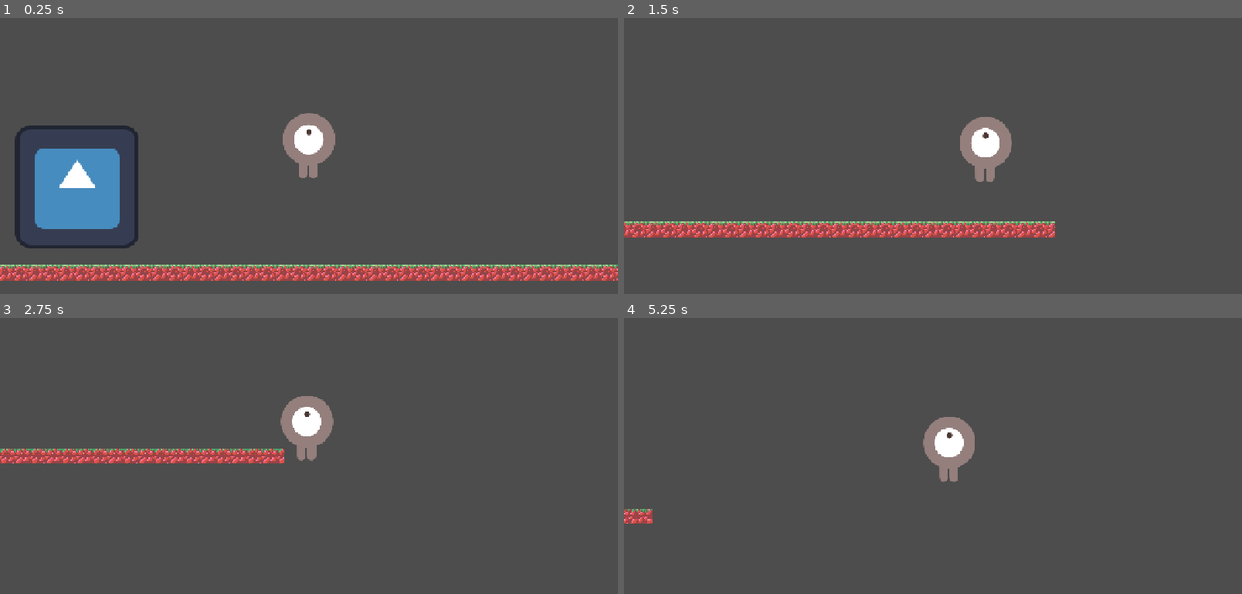
Above: before the commit, frames 1-4 (two rows, left to right).
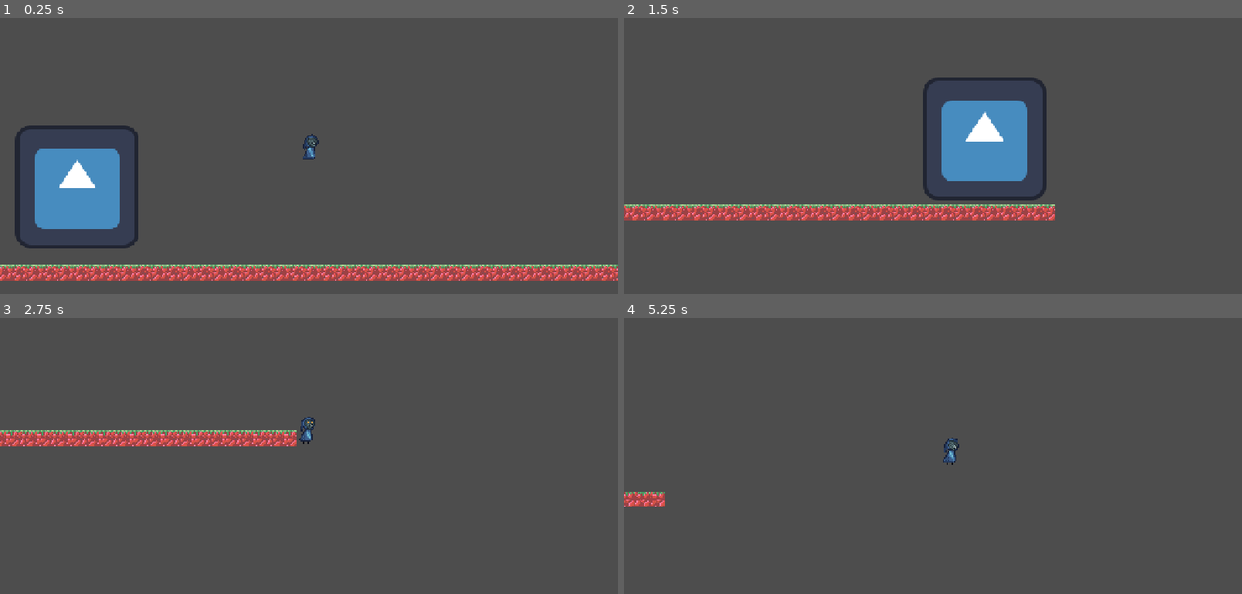
Above: after the commit, the same moments.

Repository: Viikuu/MaskGame
Game: Godot game, scene res://scenes/main.tscn
Same seed, same stepped clock (60 frames per second), same inputs: the game is played once before the commit and once after it. The engine's default icon, where the game draws it, is replaced by a stand-in: a white triangle on a blue panel in a dark square.
Inputs:
- Up to frame 1 (0.25 s): no input
- Up to frame 2 (1.5 s): tap Enter (interact) at 0.5, 0.6 s; hold Right (move_right) from 0.53 s (still down); tap Space (jump) at 0.77 s; tap M (mask_future) at 1.35 s
- Up to frame 3 (2.75 s): tap Space (jump) at 1.52 s; release Right (move_right) at 2.03 s; hold Left (move_left) from 2.03 s (still down); tap N (mask_now) at 2.1 s
- Up to frame 4 (5.25 s): release Left (move_left) at 2.78 s; hold Right (move_right) 2.78-4.28 s; tap B (mask_past) at 2.85 s; tap Space (jump) at 3.02, 3.77, 4.52 s; tap Enter (interact) at 3.6 s; hold Left (move_left) 4.28-5.03 s; tap M (mask_future) at 4.35 s; hold Right (move_right) from 5.03 s (still down); tap N (mask_now) at 5.1 s

The runs differ from the first frame. In frame 1, 1.4% of the frame differs, in the area x 45-55%, y 34-58%; in frame 2, 13%, in the area x 0-70%, y 21-80%; in frame 3, 6.6%; in frame 4, 2.0%.

Commit message:
adjust collisons

Diff:
--- a/scenes/player.tscn
+++ b/scenes/player.tscn
@@ -1,30 +1,14 @@
-[gd_scene load_steps=9 format=3 uid="uid://bt3loh5cols1i"]
+[gd_scene load_steps=7 format=3 uid="uid://bt3loh5cols1i"]
 
-[ext_resource type="Texture2D" uid="uid://cmsaqga55x304" path="res://art/playerGrey_up1.png" id="1_hqtel"]
 [ext_resource type="Script" uid="uid://dckrhc5heh0nw" path="res://scripts/player.gd" id="1_tuyoq"]
-[ext_resource type="Texture2D" uid="uid://csjvcopy22twi" path="res://art/playerGrey_up2.png" id="2_sweqy"]
-[ext_resource type="Texture2D" uid="uid://cjhfisaydcnnd" path="res://art/playerGrey_walk1.png" id="3_2hs0m"]
-[ext_resource type="Texture2D" uid="uid://s4jg0tkkt05b" path="res://art/playerGrey_walk2.png" id="4_1jxqw"]
+[ext_resource type="Texture2D" uid="uid://c166n1lyxdge2" path="res://art_me/Dżoszuła.png" id="2_g2els"]
+[ext_resource type="PackedScene" uid="uid://b8os61ysb2ysd" path="res://scenes/mask_effect_bubble.tscn" id="5_qlg0r"]
 
 [sub_resource type="SpriteFrames" id="SpriteFrames_sh265"]
 animations = [{
 "frames": [{
 "duration": 1.0,
-"texture": ExtResource("1_hqtel")
-}, {
-"duration": 1.0,
-"texture": ExtResource("2_sweqy")
-}],
-"loop": true,
-"name": &"up",
-"speed": 5.0
-}, {
-"frames": [{
-"duration": 1.0,
-"texture": ExtResource("3_2hs0m")
-}, {
-"duration": 1.0,
-"texture": ExtResource("4_1jxqw")
+"texture": ExtResource("2_g2els")
 }],
 "loop": true,
 "name": &"walk",
@@ -32,8 +16,7 @@
 }]
 
 [sub_resource type="CapsuleShape2D" id="CapsuleShape2D_dw050"]
-radius = 27.0
-height = 68.0
+height = 32.0
 
 [sub_resource type="CapsuleShape2D" id="CapsuleShape2D_qlg0r"]
 radius = 43.0
@@ -43,16 +26,15 @@
 collision_layer = 2
 script = ExtResource("1_tuyoq")
 
-[node name="AnimatedSprite2D" type="AnimatedSprite2D" parent="."]
-scale = Vector2(0.5, 0.5)
+[node name="PlayerSprite" type="AnimatedSprite2D" parent="."]
 sprite_frames = SubResource("SpriteFrames_sh265")
-animation = &"up"
+animation = &"walk"
 
-[node name="CollisionShape2D" type="CollisionShape2D" parent="."]
+[node name="WorldCollisions" type="CollisionShape2D" parent="."]
 shape = SubResource("CapsuleShape2D_dw050")
 
 [node name="InteractionZone" type="Area2D" parent="."]
-scale = Vector2(2.0399995, 1.9199998)
+scale = Vector2(0.8474453, 0.8868216)
 collision_layer = 0
 collision_mask = 8
 
@@ -60,6 +42,10 @@
 rotation = 1.5707964
 shape = SubResource("CapsuleShape2D_qlg0r")
 
+[node name="MaskEffectBubble" parent="." instance=ExtResource("5_qlg0r")]
+visible = false
+scale = Vector2(4, 4.1223006)
+
 [connection signal="area_entered" from="InteractionZone" to="." method="_on_interaction_zone_area_entered"]
 [connection signal="area_exited" from="InteractionZone" to="." method="_on_interaction_zone_area_exited"]
 [connection signal="body_entered" from="InteractionZone" to="." method="_on_interaction_zone_body_entered"]
--- a/test_scenes/gelo_test.tscn
+++ b/test_scenes/gelo_test.tscn
@@ -71,7 +71,7 @@
 
 [node name="Player" parent="." instance=ExtResource("2_eucnt")]
 position = Vector2(491, 310)
-scale = Vector2(1.023862, 1.0002021)
+scale = Vector2(1.0299578, 1.0027562)
 
 [node name="Camera2D" type="Camera2D" parent="Player"]
 zoom = Vector2(2, 2)
